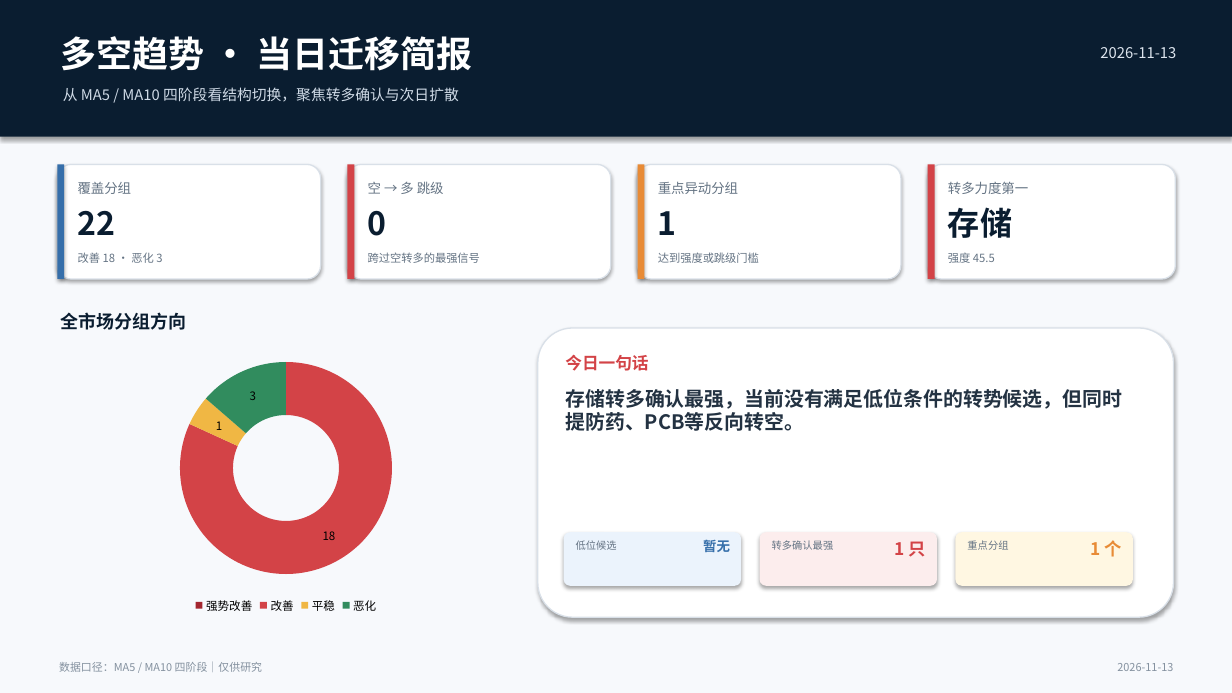
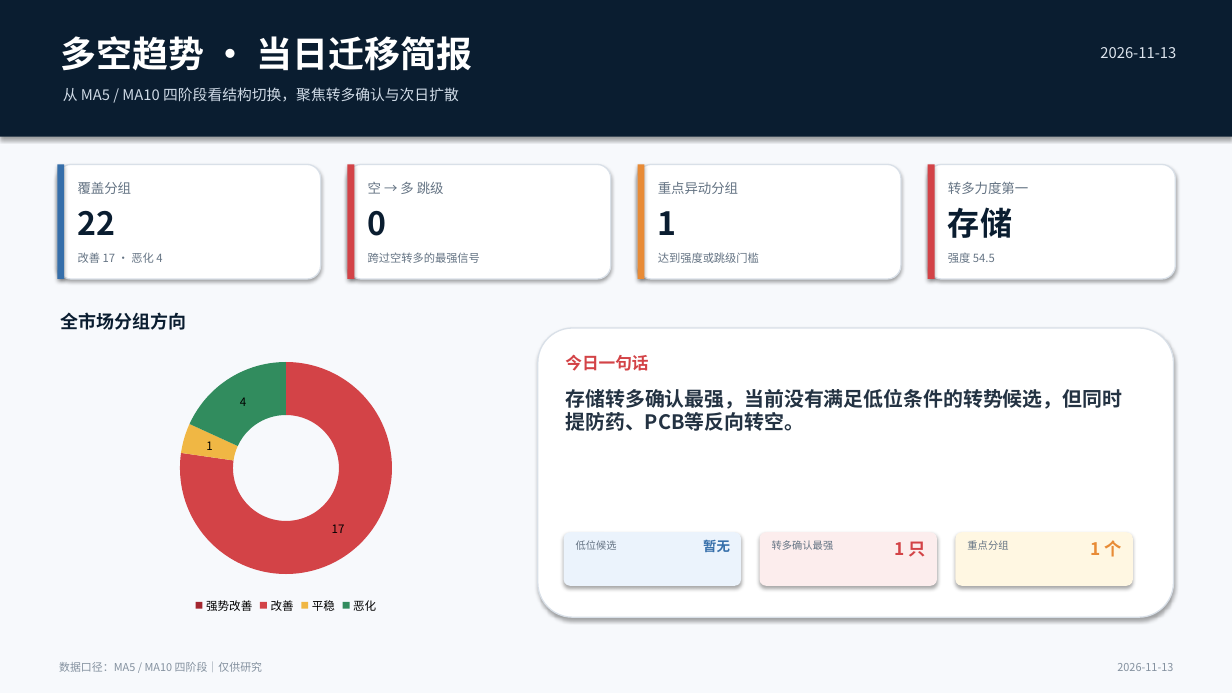
Before and after one commit to nancybhc/a-share-blast-lab, a slide deck: slide 1 of assets/多空阶段简报_2026-11-13.pptx. Drawn at 1232x693 pixels with LibreOffice and Linux fonts; fonts in the diff are those of the drawing. Boxes give left, top, right and bottom in pixels: in the first picture for what was removed or moved away, otherwise in the second. Text is boxed around its words. In the diff, an @@ line names an element or a change of style, - is before the commit and + after.

```diff
--- a/assets/多空阶段简报_2026-11-13.pptx
+++ b/assets/多空阶段简报_2026-11-13.pptx
@@ text at box(78, 252, 162, 263): text changed @@
-改善 18 · 恶化 3
+改善 17 · 恶化 4
@@ text at box(948, 253, 995, 263): text changed @@
-强度 45.5
+强度 54.5
@@ doughnut chart at box(67, 349, 506, 617) @@
@@ Series 1, 改善: 18 to 17 @@
@@ Series 1, 恶化: 3 to 4 @@
```
Also in this commit, not shown: 3 other slides changed, 8 other files.
